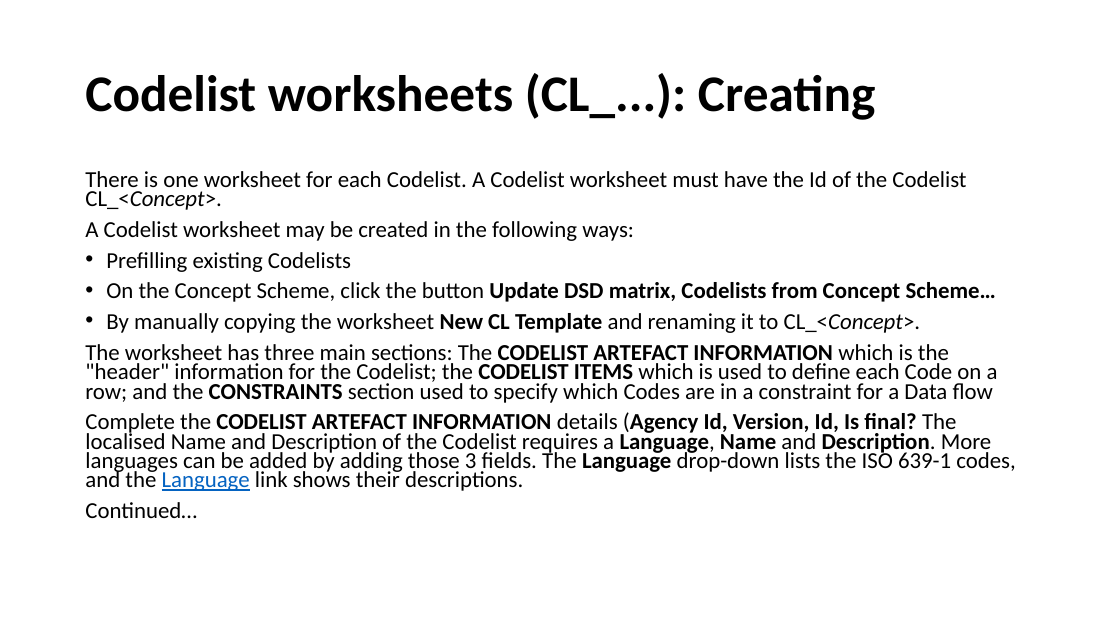
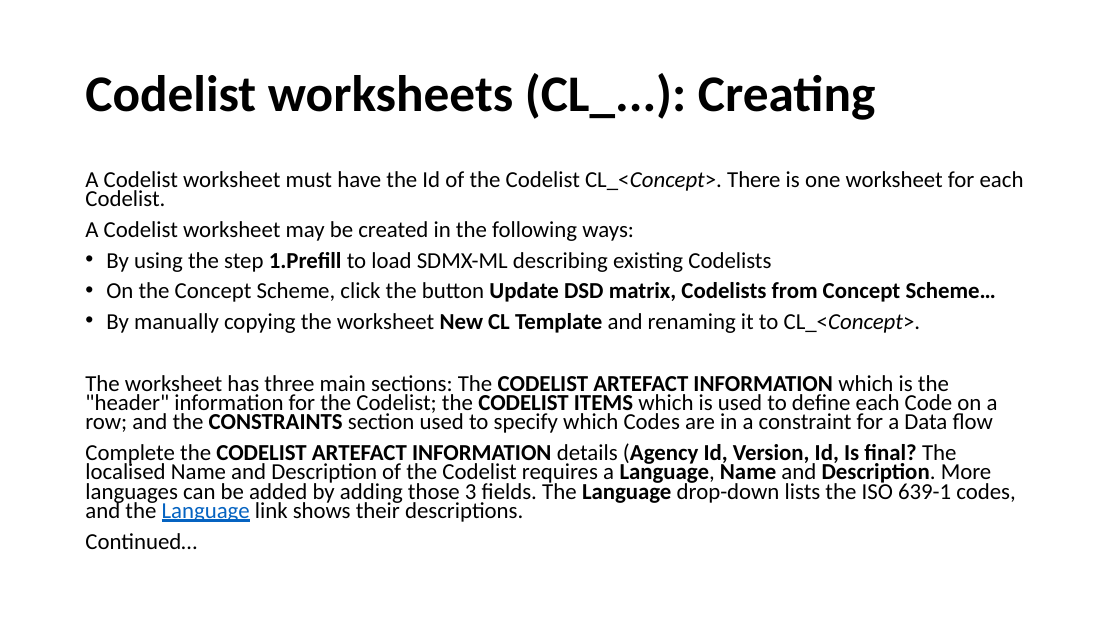
Before and after one commit to OECDSTD/sdmx-matrix-generator, a slide deck: slide 18 of SDMX Matrix Generator User Guide.pptx. Drawn at 1120x630 pixels with LibreOffice and Linux fonts; fonts in the diff are those of the drawing. Boxes give left, top, right and bottom in pixels: in the first picture for what was removed or moved away, otherwise in the second. Text is boxed around its words. In the diff, an @@ line names an element or a change of style, - is before the commit and + after.

```diff
--- a/SDMX Matrix Generator User Guide.pptx
+++ b/SDMX Matrix Generator User Guide.pptx
@@ text at [85,171,1024,206]: text changed @@
-There is one worksheet for each Codelist. A Codelist worksheet must have the Id of the Codelist CL_<Concept>.
+A Codelist worksheet must have the Id of the Codelist CL_<Concept>. There is one worksheet for each Codelist.
@@ text at [106,252,771,272]: text changed @@
-• Prefilling existing Codelists
+• By using the step 1.Prefill to load SDMX-ML describing existing Codelists
```
Also in this commit, not shown: 3 other slides changed.
